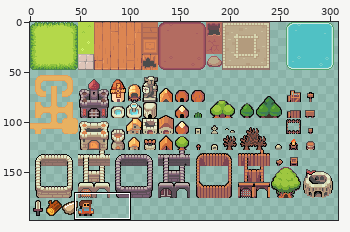
A sprite sheet gets an edit: TownRaiser/TownRaiser/TownRaiserContent/MainTileset.png. Above: a wide view before the commit, with the close-up outlined.
Close-up. The starting point:
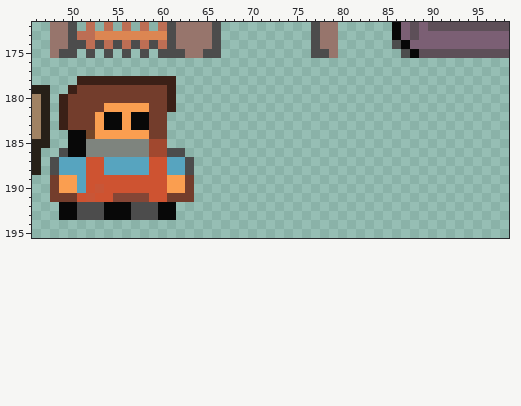
The file is 512x256 pixels. Colours within 5 levels of each other are drawn and written as one. Shown: x 46..98, y 172..195. The wide view leaves out empty margins.
Now the later version:
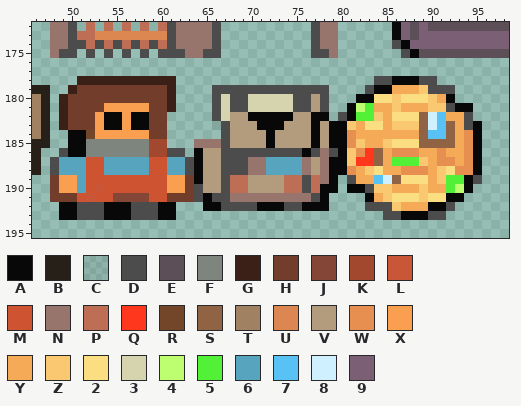
Palette (. is transparent): A #080808  B #272018  C #4c4c4c1b  D #4c4c4c  E #5d4f58  F #7e847e  G #3b2017  H #733d2c  J #844636  K #a1482f  L #c85637  M #ce5331  N #97756c  P #bd6e54  Q #ff381d  R #734629  S #8f6344  T #a08263  U #dc8652  V #b39b7d  W #e68f50  X #fa9e50  Y #f5aa57  Z #f9c870  2 #fcde82  3 #d6d4af  4 #bcfe6f  5 #52f138  6 #57a4bf  7 #58c2f4  8 #cff0ff  9 #7b5f74
Diff:
y 178: x 84..90 ....... -> DDAAADD
y 179: x 66..78 ............. -> DDDDDDDDDDDDD; x 83..92 .......... -> DAAYYYZDDD
y 180: x 66..78 ............. -> D3DD33333DDVD; x 82..92 ........... -> AA22Z222ZYA
y 181: x 66..78 ............. -> D3DD33333DDVD; x 81..94 .............. -> A45YYZYYYZZDAA
y 182: x 66..78 ............. -> D3VVAAAAAVVAA; x 80..94 ............... -> DA55ZY222S87YYD
y 183: x 66..95 .............................. -> CDVVVAAAVVVAVAAZY22YZZZS87SYDA
y 184: x 67..95 ............................. -> DVVVVAVVVVAVAAWYYYYYYYS77SYWA
y 185: x 64..95 ................................ -> NNNDVVVVAVVVVAVAAWZYYZ222SSSSYWA
y 186: x 64..95 ................................ -> AVVDDDDDDDDDADNDAZWQSYWWWYYWYYWA
y 187: x 64..95 ................................ -> AVVDDDNN6666NVNAAZQQSY555ZYWWYWA
y 188: x 64..95 ................................ -> AVVDDDNN6666NVNAAWYZ2YYWWWYZ2WWA
y 189: x 64..79 ................ -> AVVDPPVVVVPPDPNA; x 81..95 ............... -> DYY78S222YZ55AD
y 190: x 64..79 ................ -> DVVDPPVVVVPPDPAA; x 81..94 .............. -> AADZZYYYZYY54A
y 191: x 64..78 ............... -> DADDNNNNNNNNNDA; x 83..93 ........... -> AYZ222Z22AA
y 192: x 65..78 .............. -> AADDDDAAADDAAA; x 83..92 .......... -> DDDZYYYAAD
y 193: x 85..91 ....... -> DDAAADD
Changed places in both close-ups, as pixel boxes (x1, y1, x2, y2):
added: (194, 76, 482, 220)
